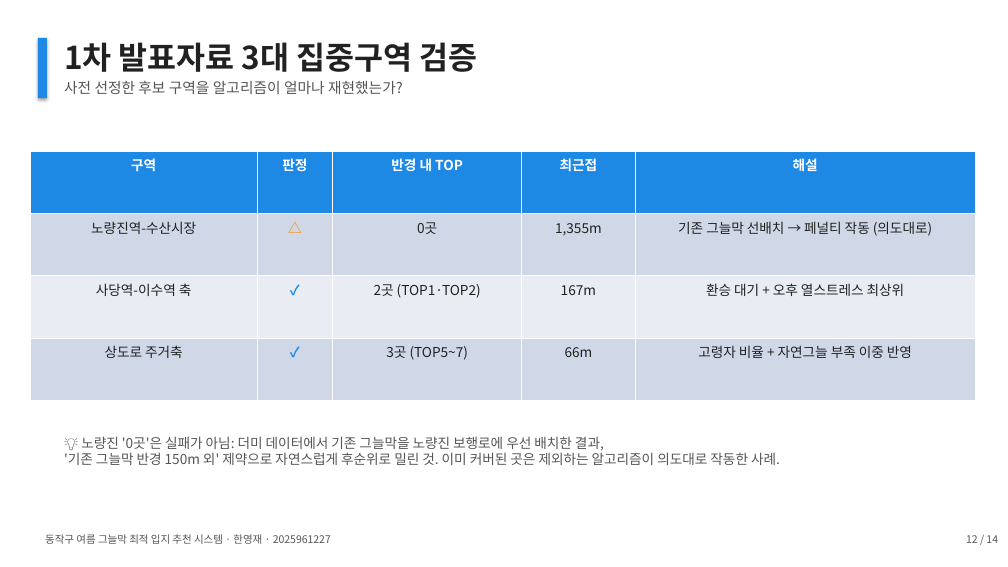
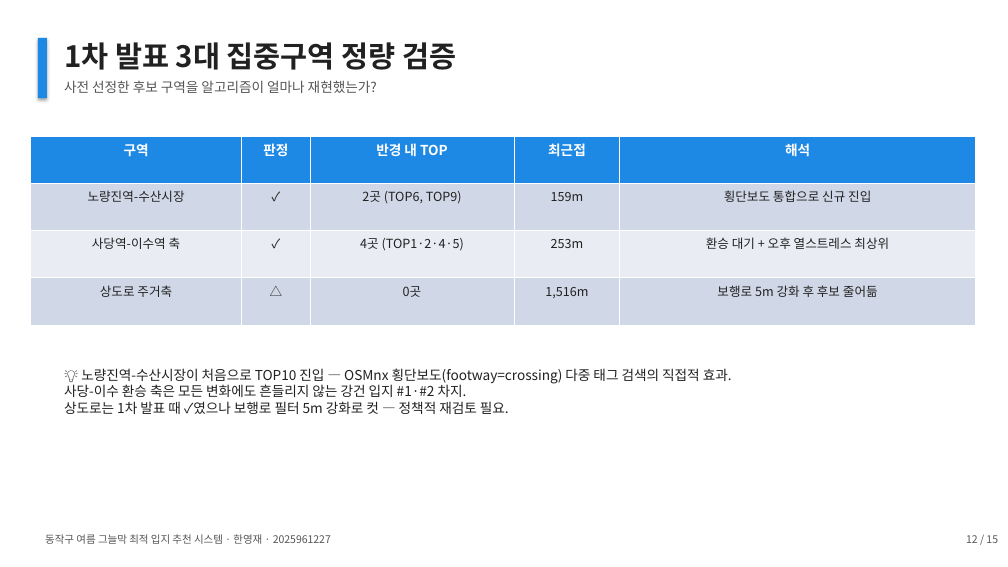
Before and after one commit to thgtot92/project_1, a slide deck: slide 12 of presentation/동작구_그늘막_최종발표.pptx. Drawn at 1008x567 pixels with LibreOffice and Linux fonts; fonts in the diff are those of the drawing. Boxes give left, top, right and bottom in pixels: in the first picture for what was removed or moved away, otherwise in the second. Text is boxed around its words. In the diff, an @@ line names an element or a change of style, - is before the commit and + after.

```diff
--- a/presentation/동작구_그늘막_최종발표.pptx
+++ b/presentation/동작구_그늘막_최종발표.pptx
@@ text at (x1=64, y1=42, x2=456, y2=70): text changed; size 30 to 28 pt @@
-1차 발표자료 3대 집중구역 검증
+1차 발표 3대 집중구역 정량 검증
@@ text "사전 선정한 후보 구역을 알고리즘이 ..." at (x1=64, y1=80, x2=377, y2=93): size 14 to 13 pt @@
@@ table at (x1=30, y1=136, x2=975, y2=325) @@
-row 1, column 5: 해설
+row 1, column 5: 해석
-row 2: 노량진역-수산시장 | △ | 0곳 | 1,355m | 기존 그늘막 선배치 → 페널티 작동 (의도대로)
+row 2: 노량진역-수산시장 | ✓ | 2곳 (TOP6, TOP9) | 159m | 횡단보도 통합으로 신규 진입
-row 3, column 3: 2곳 (TOP1·TOP2)
+row 3, column 3: 4곳 (TOP1·2·4·5)
-row 3, column 4: 167m
+row 3, column 4: 253m
-row 4: 상도로 주거축 | ✓ | 3곳 (TOP5~7) | 66m | 고령자 비율 + 자연그늘 부족 이중 반영
+row 4: 상도로 주거축 | △ | 0곳 | 1,516m | 보행로 5m 강화 후 후보 줄어듦
@@ size 13 to 12 pt in "노량진역-수산시장", "사당역-이수역 축", "✓", "환승 대기 + 오후 열스트레스 최상위" and 1 more places @@
@@ text colour #1E88E5 to #212121, bold off in "✓" @@
@@ table resized from (x1=30, y1=151, x2=975, y2=401) to (x1=30, y1=136, x2=975, y2=325) @@
@@ text at (x1=64, y1=368, x2=732, y2=414): text changed; text colour #555555 to #212121 @@
-💡 노량진 '0곳'은 실패가 아님: 더미 데이터에서 기존 그늘막을 노량진 보행로에 우선 배치한 결과,
-'기존 그늘막 반경 150m 외' 제약으로 자연스럽게 후순위로 밀린 것. 이미 커버된 곳은 제외하는 알고리즘이 의도대로 작동한 사례.
+💡 노량진역-수산시장이 처음으로 TOP10 진입 — OSMnx 횡단보도(footway=crossing) 다중 태그 검색의 직접적 효과.
+사당-이수 환승 축은 모든 변화에도 흔들리지 않는 강건 입지 #1·#2 차지.
+상도로는 1차 발표 때 ✓였으나 보행로 필터 5m 강화로 컷 — 정책적 재검토 필요.
@@ text at (x1=966, y1=535, x2=998, y2=543): text changed @@
-12 / 14
+12 / 15
```
Also in this commit, not shown: 11 other slides changed, 3 slides added, 2 slides removed, 4 other files.
